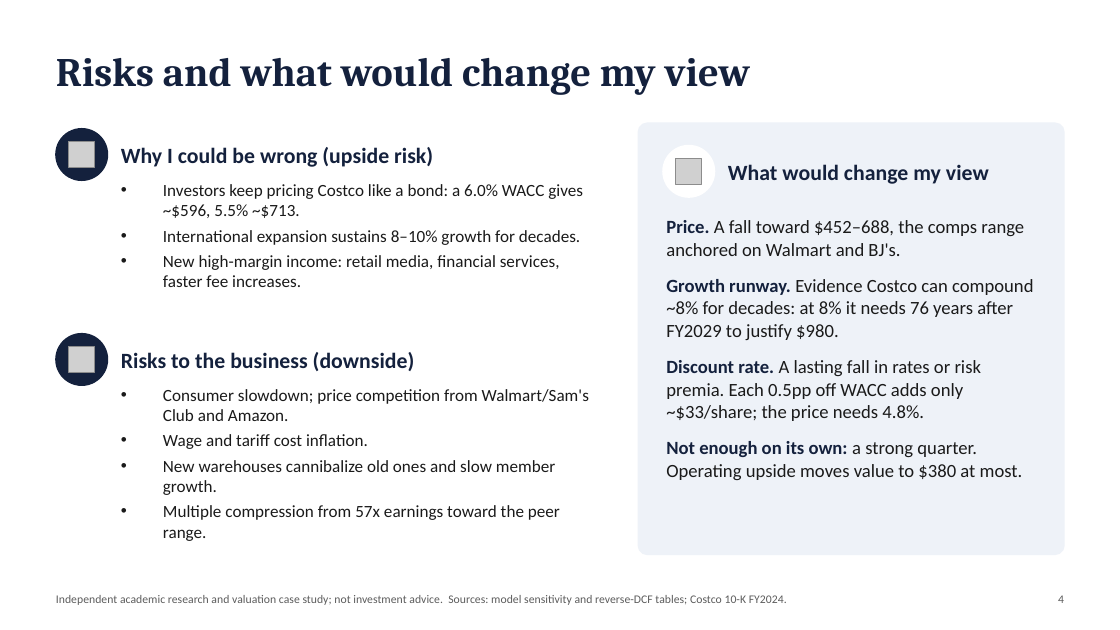
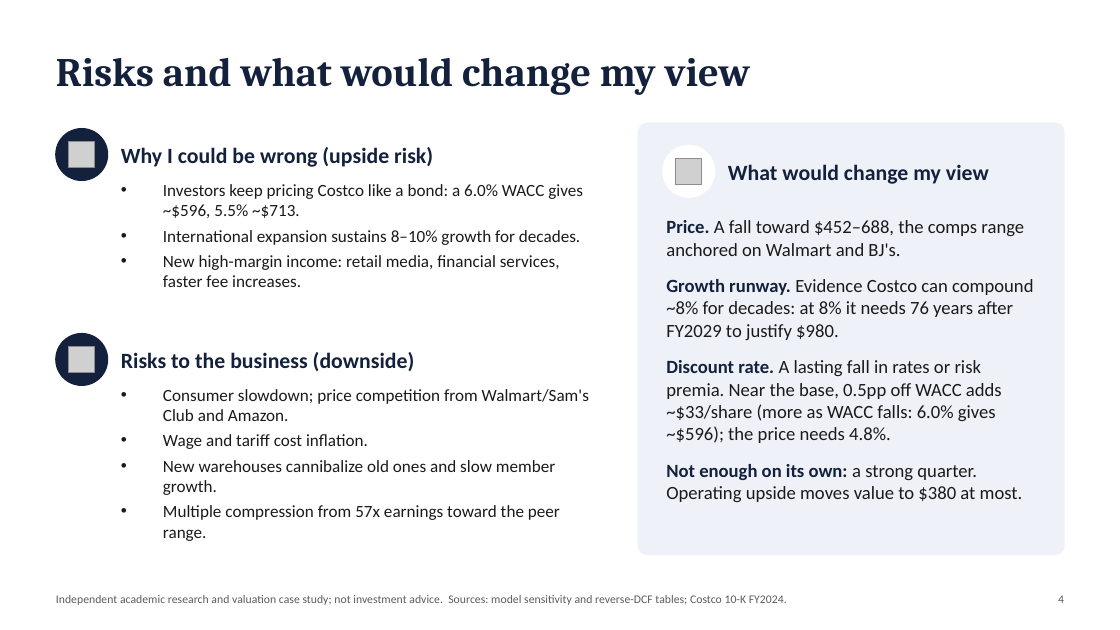
Before and after one commit to pooja003-cloud/costco-equity-research-valuation, a slide deck: slide 4 of outputs/COST_Equity_Research_Deck.pptx. Drawn at 1120x630 pixels with LibreOffice and Linux fonts; fonts in the diff are those of the drawing; grey boxes stand for pictures. Boxes give left, top, right and bottom in pixels: in the first picture for what was removed or moved away, otherwise in the second. Text is boxed around its words. In the diff, an @@ line names an element or a change of style, - is before the commit and + after.

Commit message:
ClaudeFinanceLab review 4 (IC memo): align ROIC, implied-growth and WACC wording across memo and deck

```diff
--- a/outputs/COST_Equity_Research_Deck.pptx
+++ b/outputs/COST_Equity_Research_Deck.pptx
@@ text at (666, 360, 1002, 443): text changed @@
-Discount rate. A lasting fall in rates or risk premia. Each 0.5pp off WACC adds only ~$33/share; the price needs 4.8%.
+Discount rate. A lasting fall in rates or risk premia. Near the base, 0.5pp off WACC adds ~$33/share (more as WACC falls: 6.0% gives ~$596); the price needs 4.8%.
```
Also in this commit, not shown: 1 other slide changed, 5 other files.
